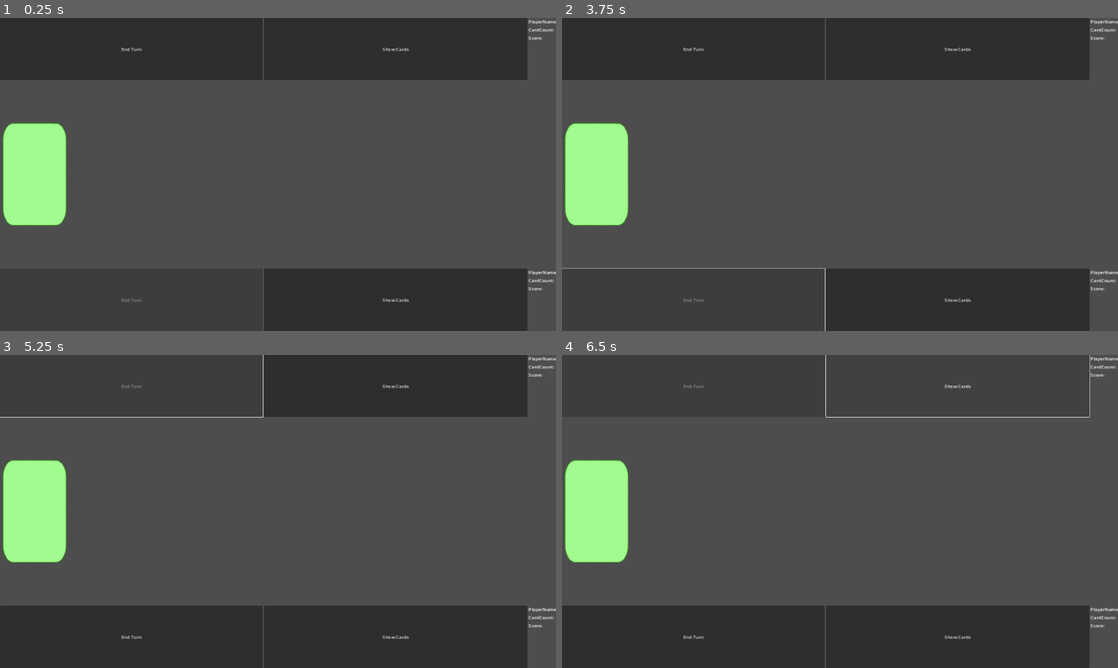
Above: before the commit, frames 1-4 (two rows, left to right).
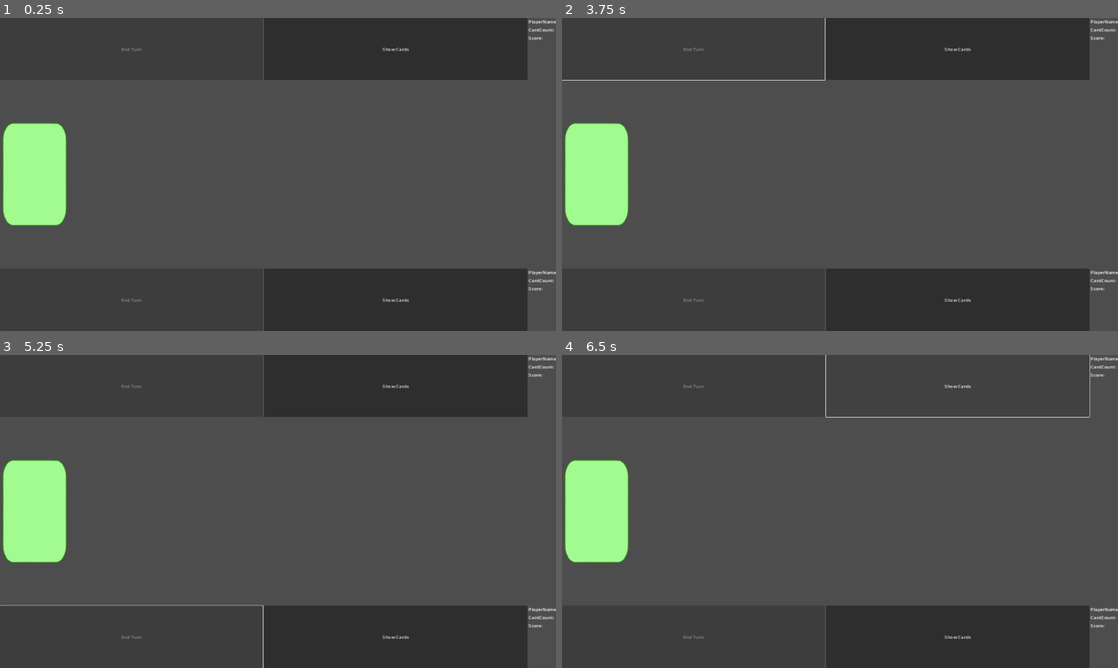
Above: after the commit, the same moments.

Repository: ElQDuck/guinea-piggies
Game: Godot game, scene res://scenes/main.tscn
Two runs of this game, one before a commit and one after it. Both use one fixed random seed, a clock stepped at 60 frames per second and the inputs below.
Inputs (mouse positions are in pixels of both pictures, inside the frame that each line leads up to):
- Up to frame 1 (0.25 s): no input
- Up to frame 2 (3.75 s): click (695, 49) at 0.5 s, where only the run before the commit has a clickable "End Turn"; click "Show Cards" at 1.25 s; click (595, 174) at 2 s; click "Show Cards" at 2.75 s; click "End Turn" at 3.5 s
- Up to frame 3 (5.25 s): click (33, 511) at 4.25 s; click "End Turn" at 5 s
- Up to frame 4 (6.5 s): click "Show Cards" at 5.75 s

The runs differ from the first frame. In frame 1, less than 0.1% of the frame differs, in the area x 21-26%, y 9-11%; in frame 2, 0.4%, in the area x 0-48%, y 0-100%; in frame 3, 0.4%; in frame 4, less than 0.1%.

Commit message:
feat: opt

Diff:
--- a/scripts/Player1.gd
+++ b/scripts/Player1.gd
@@ -11,8 +11,10 @@
 
 # Called every frame. 'delta' is the elapsed time since the previous frame.
 func _process(delta):
-	$"../TableUi/VBoxContainer/Player1/EndTurn".disabled = !Active
-
+	if Table.CardsOnTable.size() == 0 or Active == false:
+		$"../TableUi/VBoxContainer/Player1/EndTurn".disabled = true
+	if Table.CardsOnTable.size() > 0 and Active == true:
+		$"../TableUi/VBoxContainer/Player1/EndTurn".disabled = false
 
 func _on_end_turn_pressed():
 	print("Player1 ended turn")
--- a/scripts/Player2.gd
+++ b/scripts/Player2.gd
@@ -11,8 +11,10 @@
 
 # Called every frame. 'delta' is the elapsed time since the previous frame.
 func _process(delta):
-	$"../TableUi/VBoxContainer/Player2/EndTurn".disabled = !Active
-
+	if Table.CardsOnTable.size() == 0 or Active == false:
+		$"../TableUi/VBoxContainer/Player2/EndTurn".disabled = true
+	if Table.CardsOnTable.size() > 0 and Active == true:
+		$"../TableUi/VBoxContainer/Player2/EndTurn".disabled = false
 
 func _on_end_turn_pressed():
 	print("Player1 ended turn")
